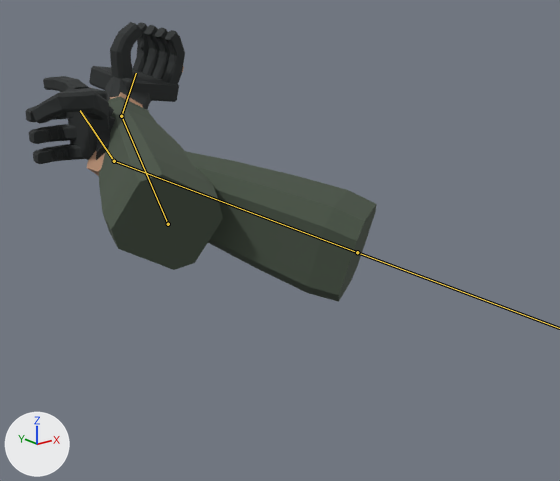
A saved change to the Blender file assets/models/characters/weapon_grips_original/source/arms_smg.blend.
The view is the same before and after, from a camera (50 mm lens) standing at (-0.505, -0.682, 0.186) and looking at (0.099, 0.073, -0.116). The axes (+X, +Y, +Z) are drawn at lower left. The lights are the same throughout. The picture after the commit comes second. The bones that change, and the others that lie on the model, are drawn over the model as lines.

In view in the first picture: 'Arm_L', 'Arm_R', 'Index_R', 'Little_L', 'Little_R', 'Middle_L', 'Middle_R', 'Ring_R', 'Thumb_L', 'Thumb_R' and 2 more.
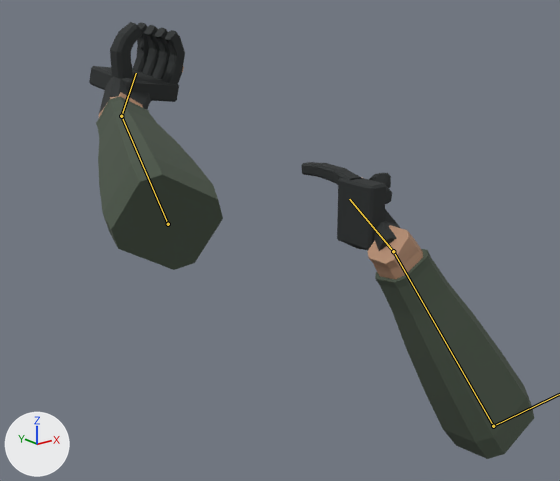
The newer file adds an action. The first version stands in its rest pose; the second is drawn at frame 68 of the action 'reload_mag_smg'.

The change, as JSON lines over the scene's bpy script:
```json
{"block": "bone_upperarm_r", "where": "bone_upperarm_r = bpy.data.objects['Arms'].pose.bones['UpperArm_R']  # child of 'Shoulder_R'"}
{"op": "set", "path": "bone_upperarm_r.rotation_quaternion", "old": "(1.0, 0.0, 0.0, 0.0)", "new": "(0.782, -0.483, 0.081, -0.385)", "note": "degrees (0, 0, 0) -> degrees (-58, -14, -45)"}
{"block": "bone_forearm_r", "where": "bone_forearm_r = bpy.data.objects['Arms'].pose.bones['Forearm_R']  # child of 'UpperArm_R'"}
{"op": "set", "path": "bone_forearm_r.rotation_quaternion", "old": "(1.0, 0.0, 0.0, 0.0)", "new": "(0.432, 0.503, 0.209, 0.719)", "note": "degrees (0, 0, 0) -> degrees (61, -33, 98)"}
{"block": "bone_hand_r", "where": "bone_hand_r = bpy.data.objects['Arms'].pose.bones['Hand_R']  # child of 'Forearm_R'"}
{"op": "set", "path": "bone_hand_r.rotation_quaternion", "old": "(1.0, 0.0, 0.0, 0.0)", "new": "(0.845, -0.124, -0.513, -0.091)", "note": "degrees (0, 0, 0) -> degrees (-15, -63, -3)"}
```

Location of each change, (x1, y1, x2, y2) in pixels of the pictures (560 x 481 px):
```json
{"object": "Arm_R", "change": "posed", "before": [66, 88, 377, 302], "after": [337, 178, 534, 459], "on screen": "37% narrower, 31% taller"}
{"object": "Thumb_R", "change": "posed", "before": [32, 90, 109, 124], "after": [369, 173, 392, 204]}
{"object": "Index_R", "change": "posed", "before": [43, 76, 90, 92], "after": [302, 162, 365, 185]}
{"object": "Ring_R", "change": "posed", "before": [29, 124, 77, 144], "on screen": "not visible afterwards"}
{"object": "Little_R", "change": "posed", "before": [33, 144, 84, 164], "on screen": "not visible afterwards"}
{"object": "Middle_R", "change": "posed", "before": [25, 106, 74, 122], "on screen": "not visible afterwards"}
{"bone": "Forearm_R", "before": "(357, 252) to (114, 161)", "after": "(493, 426) to (393, 251)"}
{"bone": "Hand_R", "before": "(114, 161) to (80, 110)", "after": "(393, 251) to (349, 199)"}
```
